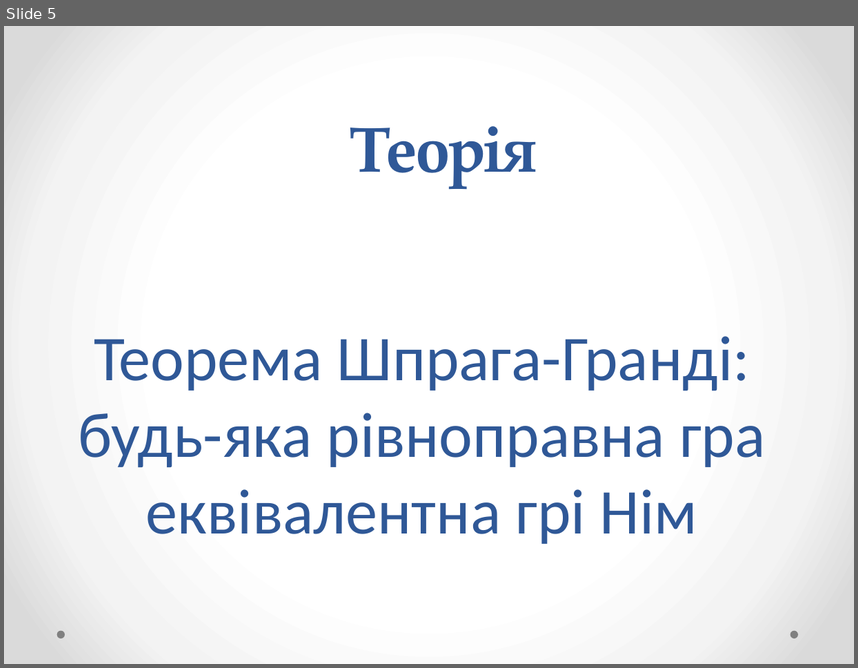
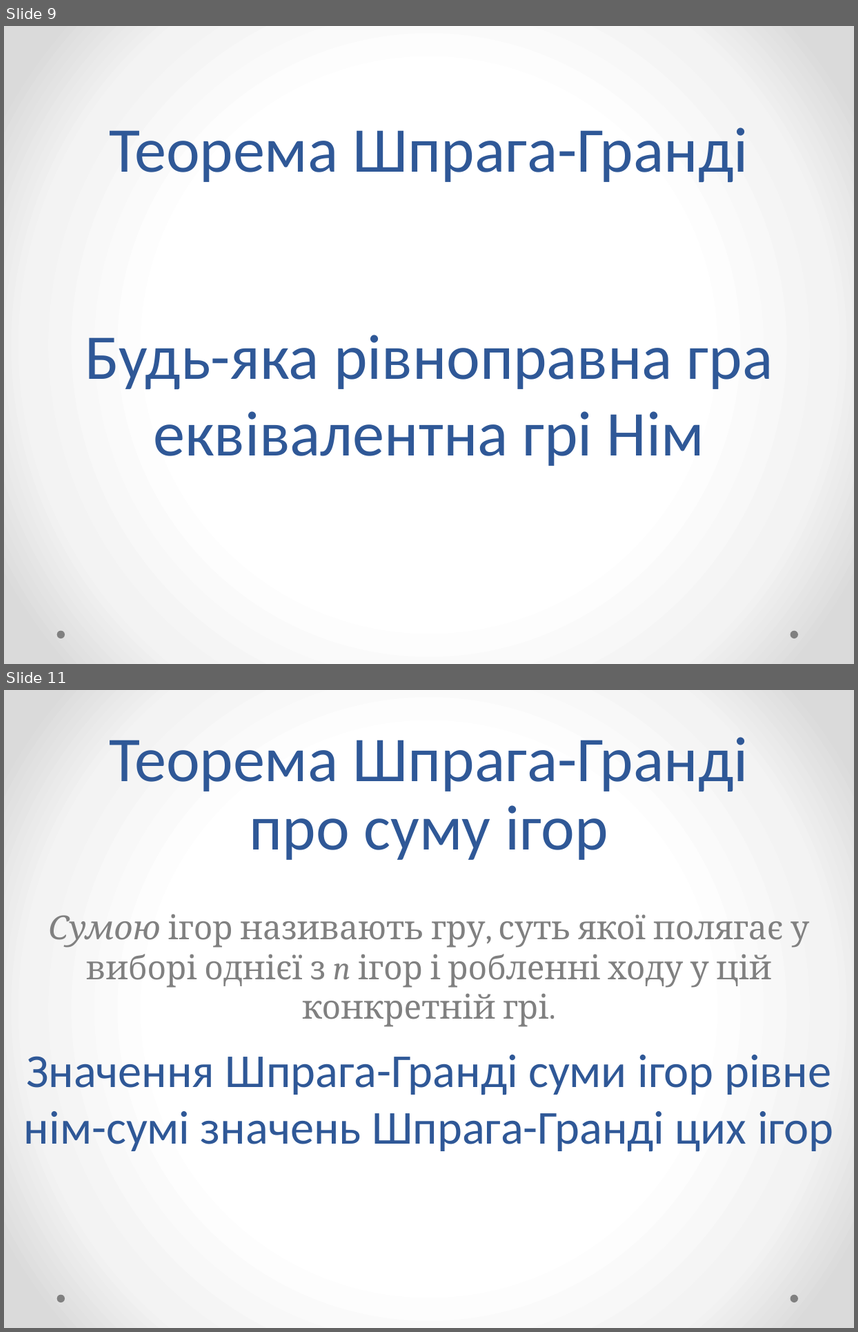
Before and after one commit to MarkiyanMatsekh/SpragueGrundyTheory, a slide deck: PaperWork/Presentation.pptx. Shown one above the other, each under a label of ours: slide 5 before the commit, slides 9 and 11 after it; the slides between them are not shown. The pictures are 858x668 and 858x1332 pixels, drawn with LibreOffice and Linux fonts; fonts in the diff are those of the drawing. Boxes give left, top, right and bottom in pixels: in the first picture for what was removed or moved away, otherwise in the second. Text is boxed around its words. In the diff, an @@ line names an element or a change of style, - is before the commit and + after.

```diff
--- a/PaperWork/Presentation.pptx
+++ b/PaperWork/Presentation.pptx
@@ slide 11 added at (4, 690, 854, 1328), background gradient #FFFFFF to #F4F4F4 to #DADADA; not listed: 2 template elements that a slide beside it also shows @@
@@ title added at (110, 737, 749, 860), 54 pt, text #2F5897 @@
+Теорема Шпрага-Гранді про суму ігор
@@ text added at (48, 914, 809, 987), 28 pt, text #808080 @@
+Сумою ігор називають гру, суть якої полягає у виборі однієї з n ігор і робленні ходу у цій конкретній грі.
@@ text added at (24, 1054, 834, 1152), 40 pt, text #2F5897 @@
+Значення Шпрага-Гранді суми ігор рівне нім-сумі значень Шпрага-Гранді цих ігор
@@ what was slide 5 is now slide 9 @@
@@ slide 9 changed as well @@
@@ text at (110, 127, 749, 182): text changed; font TeX Gyre Pagella to Calibri; bold off @@
-Теорія
+Теорема Шпрага-Гранді
@@ title at (85, 334, 773, 466): text changed @@
-Теорема Шпрага-Гранді:
-будь-яка рівноправна гра еквівалентна грі Нім
+Будь-яка рівноправна гра еквівалентна грі Нім
```
Also in this commit, not shown: 10 other slides changed, 11 other slides added, 4 slides removed, 8 other files.
